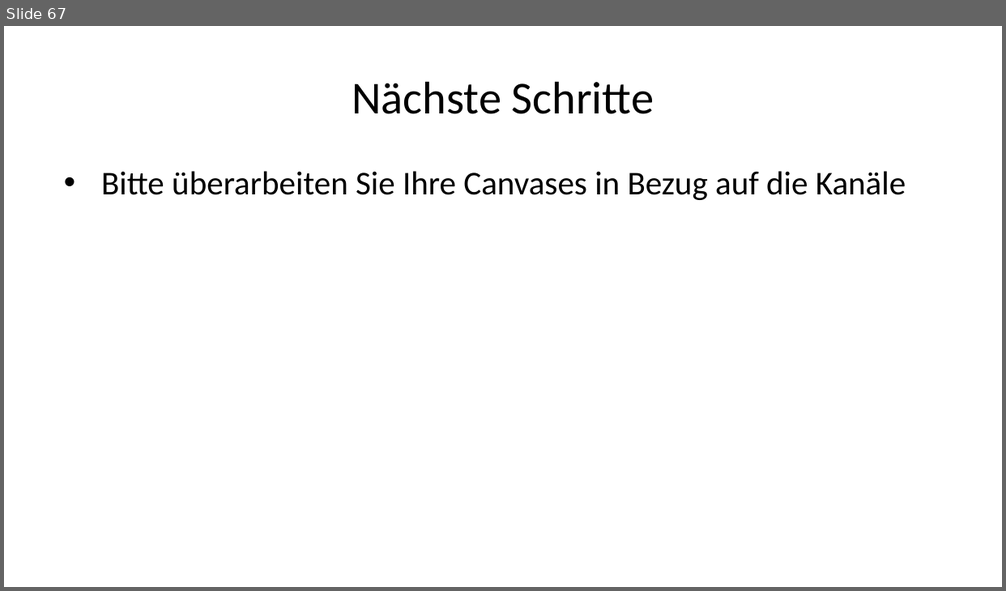
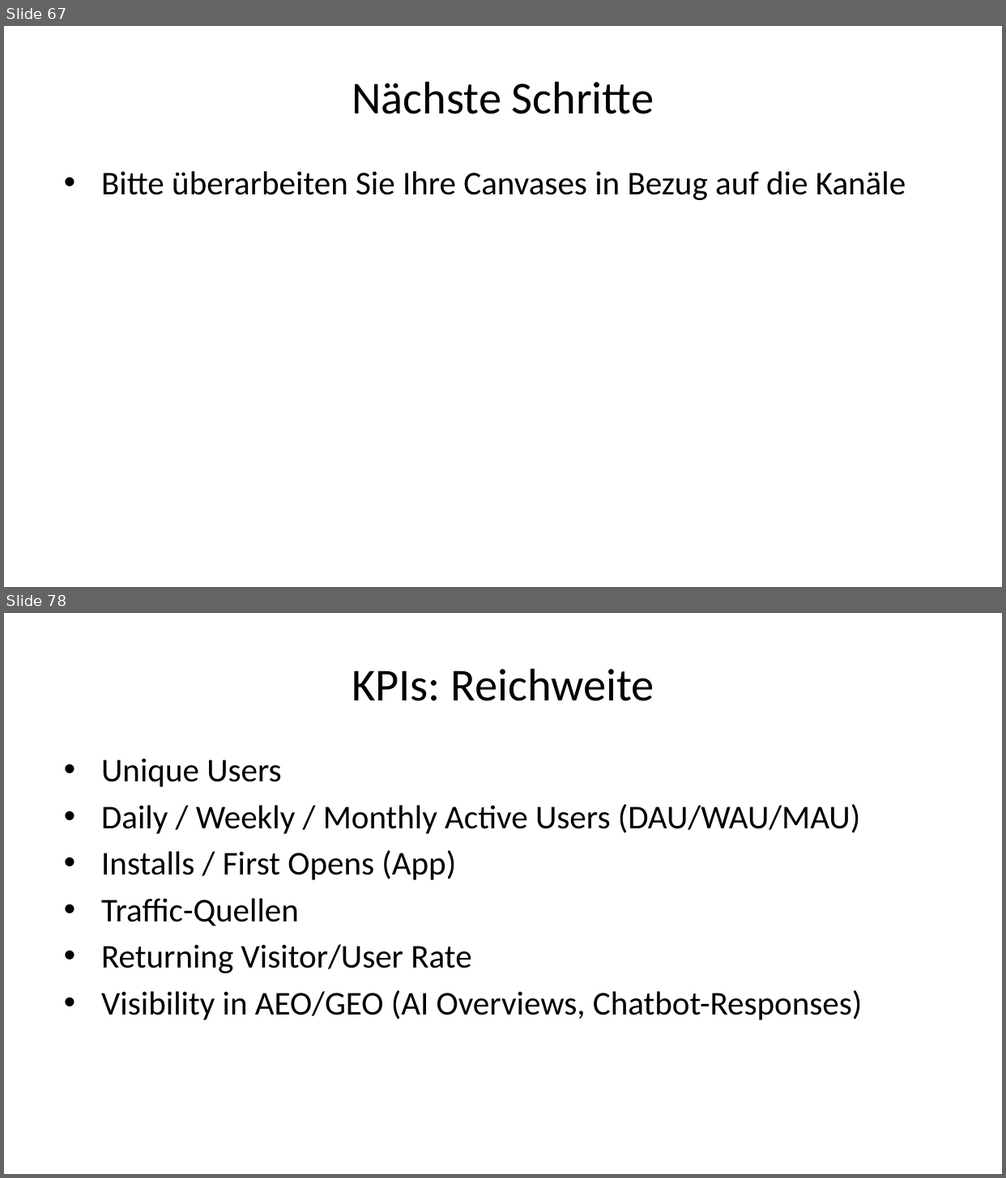
Before and after one commit to daswesen/digitale-inhalte, a slide deck: gdi.pptx. Shown one above the other, each under a label of ours: slide 67 before the commit, slides 67 and 78 after it; the slides between them are not shown. The pictures are 1006x591 and 1006x1178 pixels, drawn with LibreOffice and Linux fonts; fonts in the diff are those of the drawing. Boxes give left, top, right and bottom in pixels: in the first picture for what was removed or moved away, otherwise in the second. Text is boxed around its words. In the diff, an @@ line names an element or a change of style, - is before the commit and + after.

```diff
--- a/gdi.pptx
+++ b/gdi.pptx
@@ slide 78 added at (4,613,1002,1174), background #FFFFFF @@
@@ title added at (351,668,654,701), 33 pt, text #000000 @@
+KPIs: Reichweite
@@ text added at (101,758,863,1020), 24 pt, text #000000 @@
+• Unique Users
+• Daily / Weekly / Monthly Active Users (DAU/WAU/MAU)
+• Installs / First Opens (App)
+• Traffic-Quellen
+• Returning Visitor/User Rate
+• Visibility in AEO/GEO (AI Overviews, Chatbot-Responses)
```
Also in this commit, not shown: 3 slides changed, 37 other slides added, 2 slides removed, 3 other files.
